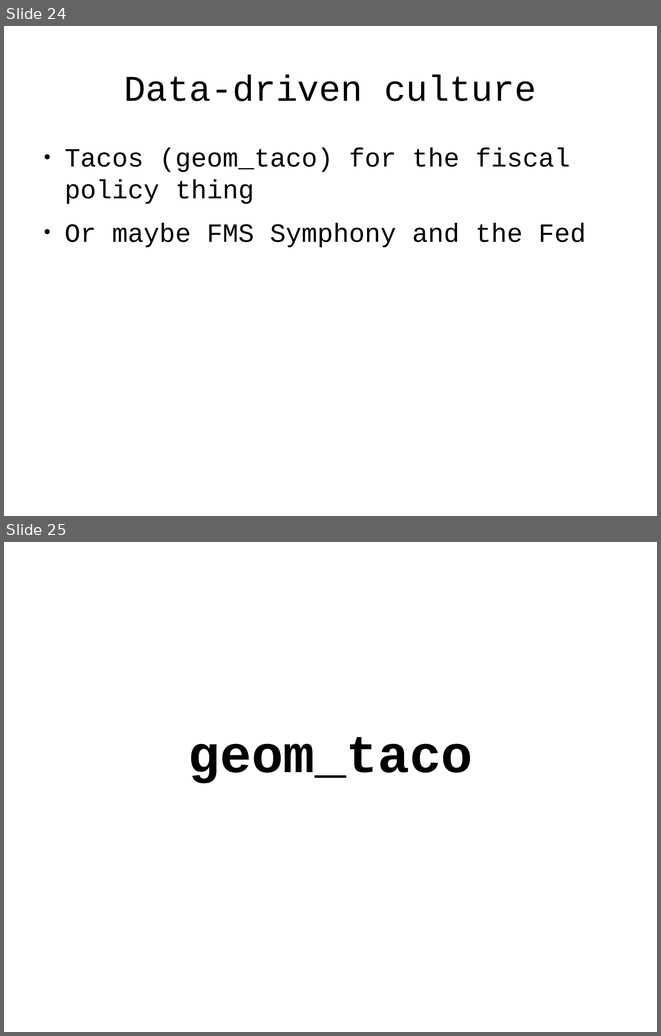
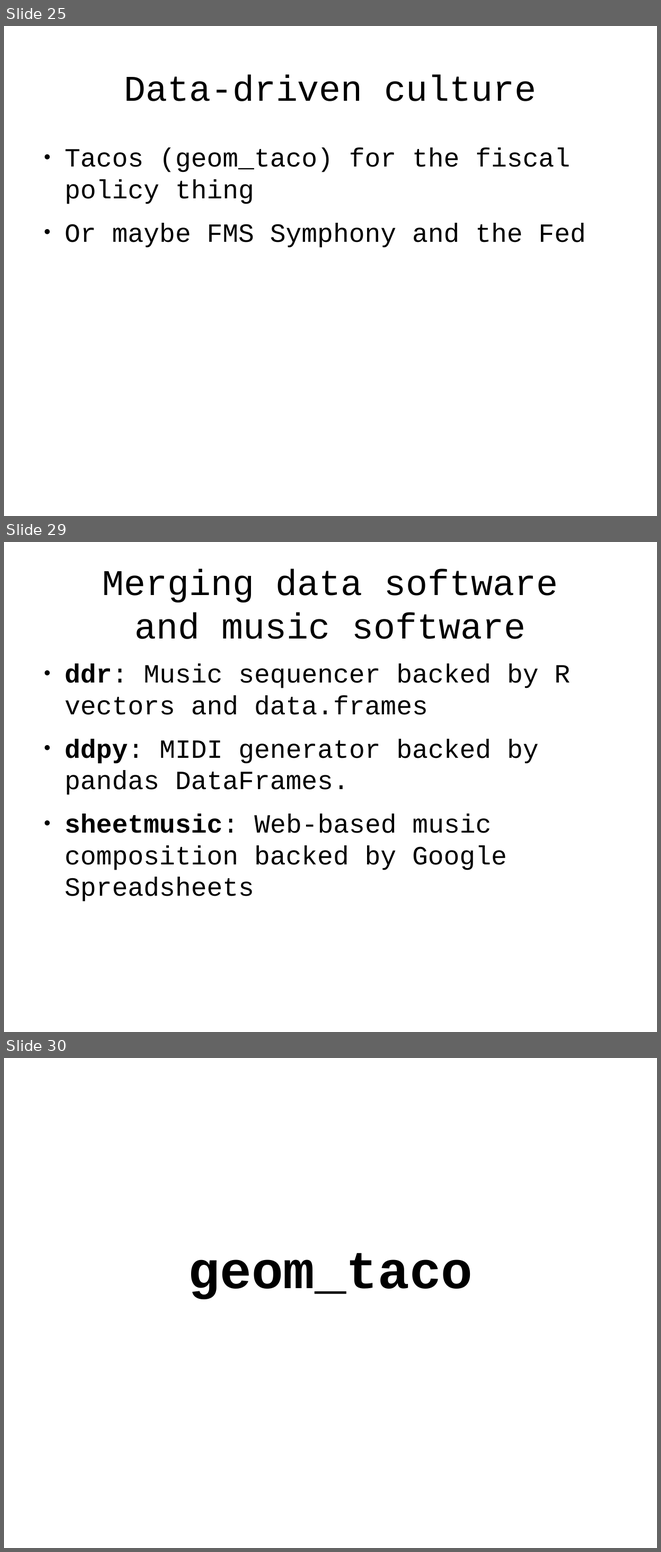
Before and after one commit to tlevine/gastronomification-big-data-talk, a slide deck: big-senses.odp. Shown one above the other, each under a label of ours: slides 24 and 25 before the commit, slides 25, 29 and 30 after it; the slides between them are not shown. The pictures are 661x1036 and 661x1552 pixels, drawn with LibreOffice and Linux fonts; fonts in the diff are those of the drawing; background and template pictures are left out. Boxes give left, top, right and bottom in pixels: in the first picture for what was removed or moved away, otherwise in the second. Text is boxed around its words. In the diff, an @@ line names an element or a change of style, - is before the commit and + after.

```diff
--- a/big-senses.odp
+++ b/big-senses.odp
@@ slide 29 added at [4,542,657,1032], background #FFFFFF @@
@@ title added at [102,569,558,639], 44 pt, text #000000 @@
+Merging data software
+and music software
@@ text added at [64,664,570,901], 32 pt, text #000000 @@
+● ddr: Music sequencer backed by R vectors and data.frames
+● ddpy: MIDI generator backed by pandas DataFrames.
+● sheetmusic: Web-based music composition backed by Google Spreadsheets
@@ what was slide 24 is now slide 25 @@
@@ what was slide 25 is now slide 30 @@
```
Also in this commit, not shown: 2 slides changed, 4 other slides added.
